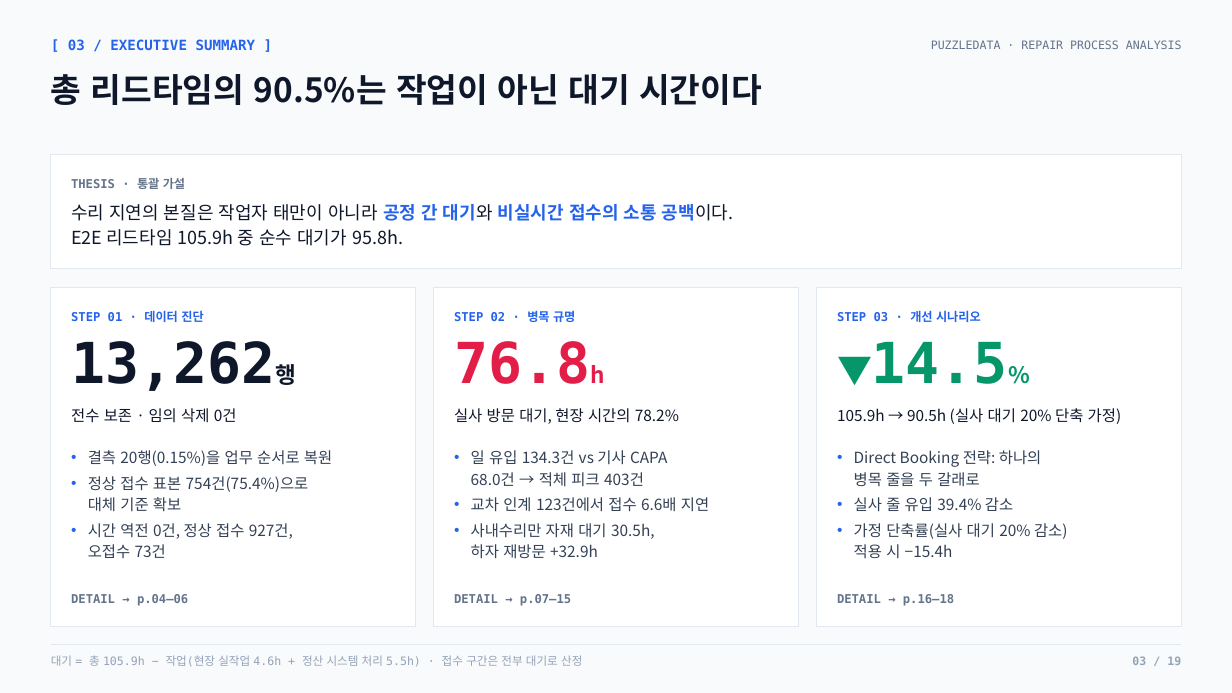
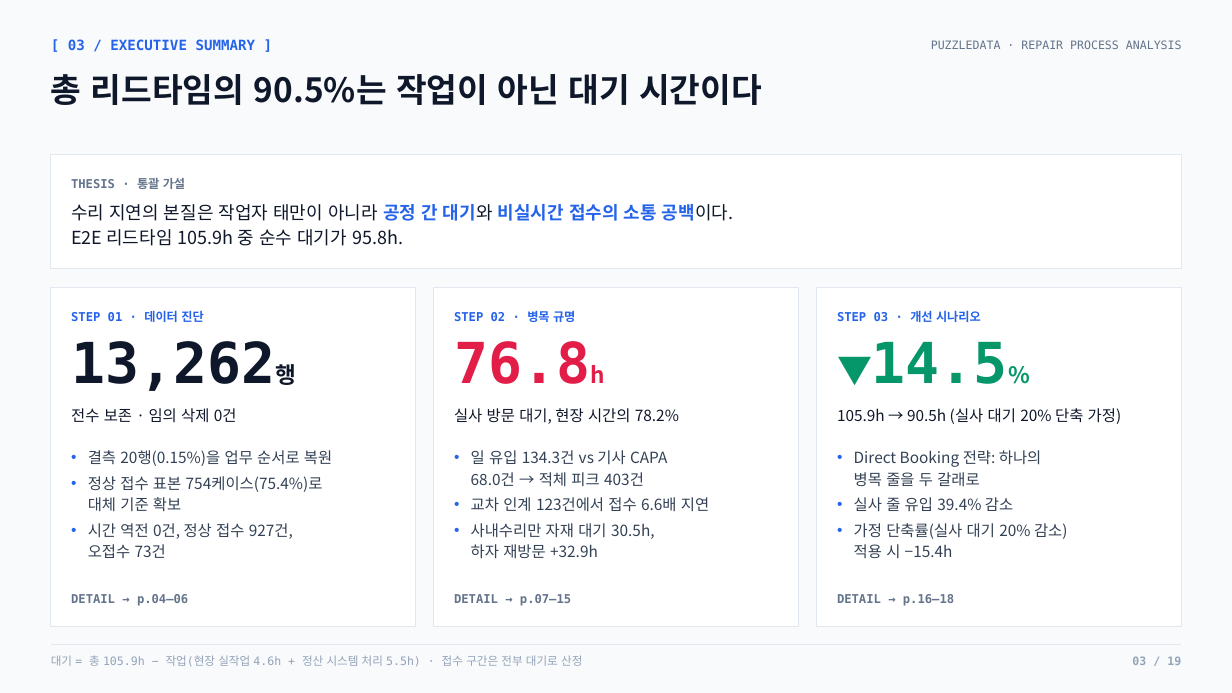
Before and after one commit to nus1245/puzzle_data, a slide deck: slide 3 of outputs/pptx/puzzledata_repair_report.pptx. Drawn at 1232x693 pixels with LibreOffice and Linux fonts; fonts in the diff are those of the drawing. Boxes give left, top, right and bottom in pixels: in the first picture for what was removed or moved away, otherwise in the second. Text is boxed around its words. In the diff, an @@ line names an element or a change of style, - is before the commit and + after.

```diff
--- a/outputs/pptx/puzzledata_repair_report.pptx
+++ b/outputs/pptx/puzzledata_repair_report.pptx
@@ text at [88, 476, 323, 511]: text changed @@
-• 정상 접수 표본 754건(75.4%)으로
-  대체 기준 확보
+• 정상 접수 표본 754케이스(75.4%)로
+  대체 기준 확보
```
Also in this commit, not shown: 2 other slides changed, 2 other files.
